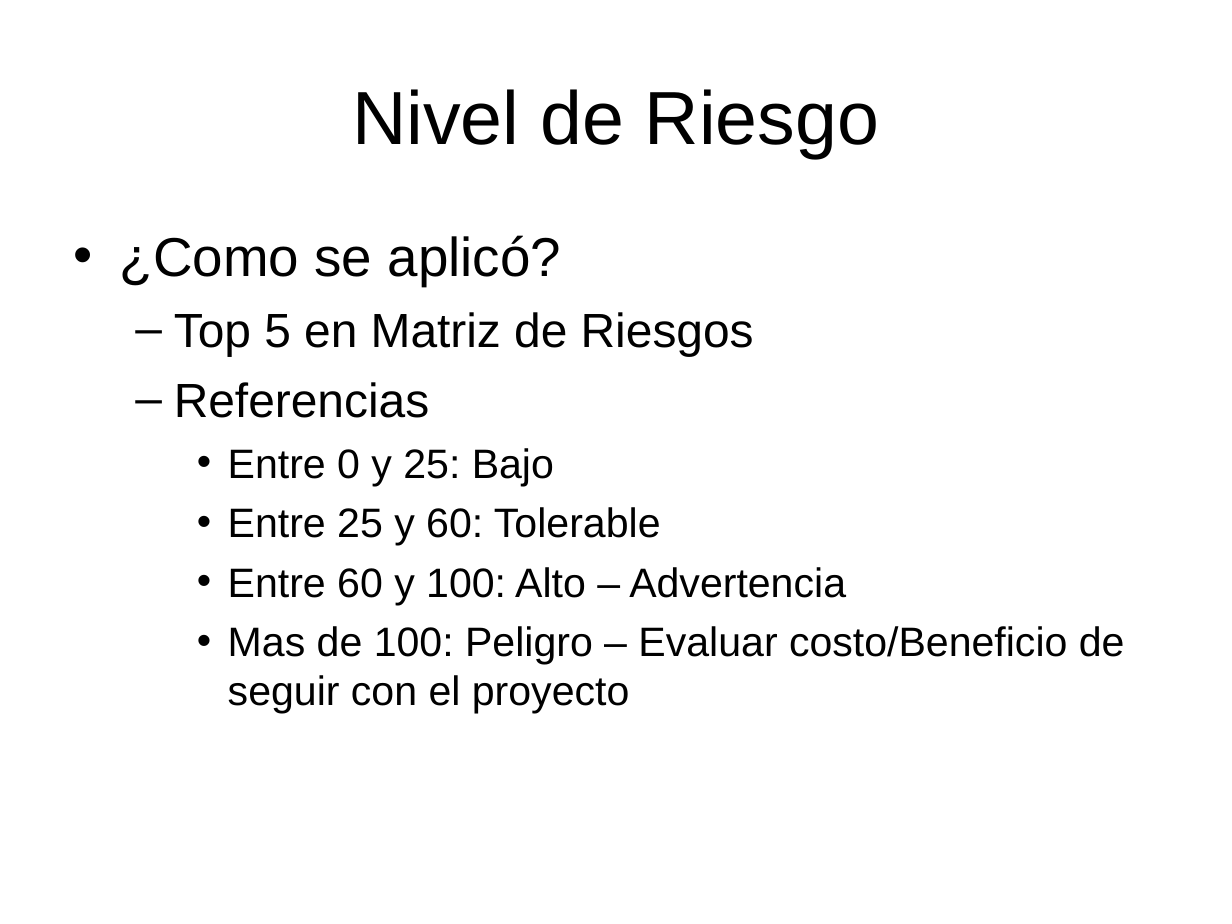
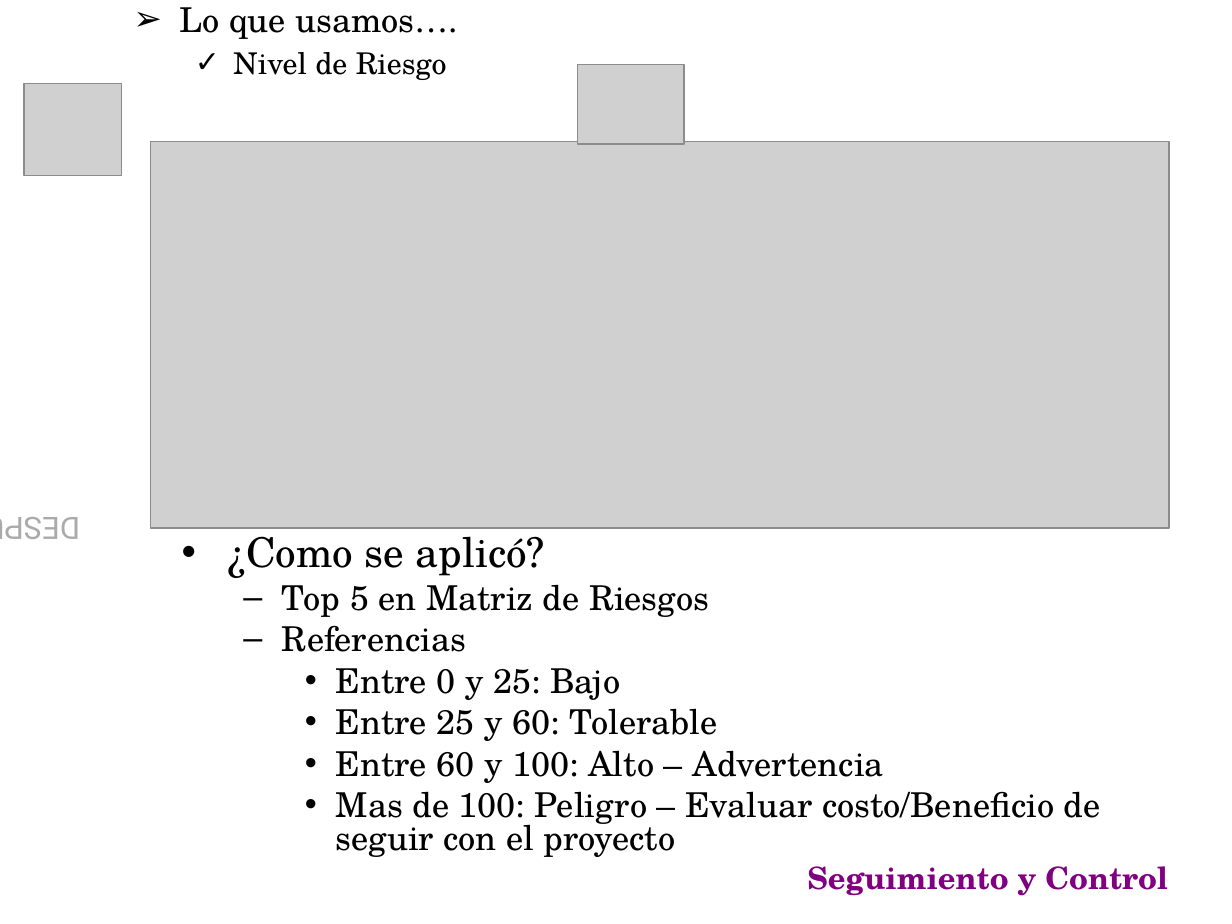
Before and after one commit to emmanuelfls371/softmart7547, a slide deck: slide 20 of docs/CarpetaEntrega/PresFinal.ppt (slide 21 before the commit). Drawn at 1232x924 pixels with LibreOffice and Linux fonts; fonts in the diff are those of the drawing; grey boxes stand for pictures; background and template pictures are left out. Boxes give left, top, right and bottom in pixels: in the first picture for what was removed or moved away, otherwise in the second. Text is boxed around its words. In the diff, an @@ line names an element or a change of style, - is before the commit and + after.

```diff
--- a/docs/CarpetaEntrega/PresFinal.ppt
+++ b/docs/CarpetaEntrega/PresFinal.ppt
@@ text "Lo que usamos…." moved from (x1=352, y1=89, x2=879, y2=158) to (x1=180, y1=7, x2=458, y2=80) @@
@@ text "Lo que usamos…." at (x1=180, y1=7, x2=458, y2=80): vertical alignment middle to top @@
@@ text at (x1=180, y1=7, x2=458, y2=39): paragraph added @@
+➢ Lo que usamos….
@@ text at (x1=233, y1=52, x2=447, y2=80): size 44 to 17.5 pt, font Arial to TeX Gyre Schola in "Nivel de Riesgo"; alignment centre to left; bullet none to ✓; list level 1 to 2 in "Nivel de Riesgo"; line spacing 1 to 0.8 @@
@@ picture added at (x1=25, y1=84, x2=122, y2=176) @@
@@ picture added at (x1=578, y1=64, x2=685, y2=144) @@
@@ picture added at (x1=150, y1=142, x2=1169, y2=529) @@
@@ text added at (x1=43, y1=190, x2=91, y2=869), 18 pt, text gradient #AAAAAA to #7002CA @@
+DESPUÉS
@@ text "¿Como se aplicó?" moved from (x1=120, y1=235, x2=1125, y2=714) to (x1=228, y1=527, x2=1101, y2=857) @@
@@ text "¿Como se aplicó?" at (x1=228, y1=527, x2=1101, y2=857): size 32 to 24 pt in "¿Como se aplicó?"; font Arial to TeX Gyre Schola; size 28 to 20 pt in "Top 5 en Matriz de Riesgos", "Referencias"; size 24 to 20 pt in "Entre 0 y 25: Bajo", "Entre 25 y 60: Tolerable", "Entre 60 y 100: Alto – Advertencia", "Mas de 100: Peligro – Evaluar costo/Beneficio ..."; line spacing 1 to 0.8; less space between paragraphs @@
@@ text added at (x1=807, y1=866, x2=1168, y2=896), 18 pt, text #800080, bold @@
+Seguimiento y Control
```
Also in this commit, not shown: 17 other slides changed, 6 slides added, 10 slides removed.
